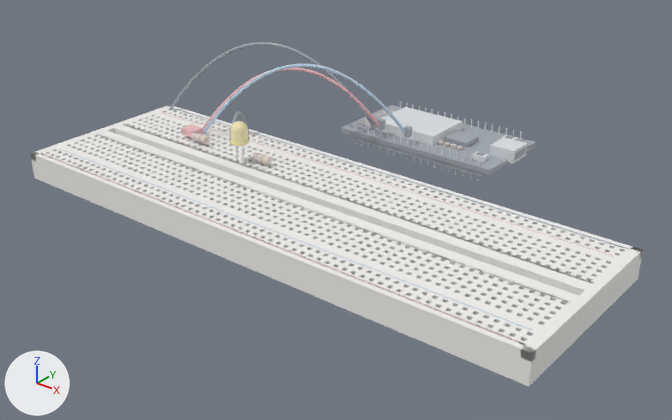
The glTF model mcp-server/physical_studio/bench/ready/night-light/step-8.glb, before and after one commit.
Before and after are seen from a 50 mm lens placed at (0.1477, -0.1707, 0.1131), pointed at (-0.0023, 0.0168, -0.0031). The lights are fixed; the arrows at lower left show +X, +Y and +Z. The first picture is the older version. Where no turn or scale is listed for an object, it has been applied to the vertices. Vertices at exactly the same position are counted once.

Before the edit, the objects in view are built like this:
```python
me_bb__mesh = bpy.data.meshes.new('bb__mesh')
me_bb__mesh.from_pydata(...)  # 8308 vertices, 16044 faces; spans x -0.083..0.083, y -0.028..0.028, z 0.0..0.008
me_bb__mesh.materials.append(mat_defaultmaterial)
me_uno__mesh = bpy.data.meshes.new('uno__mesh')
me_uno__mesh.from_pydata(...)  # 708 vertices, 1176 faces; spans x -0.0275..0.0297, y 0.051..0.079, z 0.0008..0.009
me_uno__mesh.materials.append(mat_defaultmaterial_001)
me_w_5v__mesh = bpy.data.meshes.new('w_5v__mesh')
me_w_5v__mesh.from_pydata(...)  # 1009 vertices, 1932 faces; spans x -0.0563..-0.0118, y 0.0161..0.0534, z 0.0077..0.0287
me_w_5v__mesh.materials.append(mat_defaultmaterial_007)
me_w_a0__mesh = bpy.data.meshes.new('w_a0__mesh')
me_w_a0__mesh.from_pydata(...)  # 1009 vertices, 1932 faces; spans x -0.0538..-0.0016, y 0.0135..0.0534, z 0.0077..0.0313
me_w_a0__mesh.materials.append(mat_defaultmaterial_008)
ob_bb__mesh = bpy.data.objects.new('bb__mesh', me_bb__mesh)
ob_bb__mesh.location = (0.0, 0.0, 0.0)
ob_uno__mesh = bpy.data.objects.new('uno__mesh', me_uno__mesh)
ob_uno__mesh.location = (0.0, 0.0, 0.0)
ob_w_5v__mesh = bpy.data.objects.new('w_5v__mesh', me_w_5v__mesh)
ob_w_5v__mesh.location = (0.0, 0.0, 0.0)
ob_w_a0__mesh = bpy.data.objects.new('w_a0__mesh', me_w_a0__mesh)
ob_w_a0__mesh.location = (0.0, 0.0, 0.0)
# also in view: 'w_gnd_rail__mesh' at (-0.0467, 0.0385, 0.0205)
```
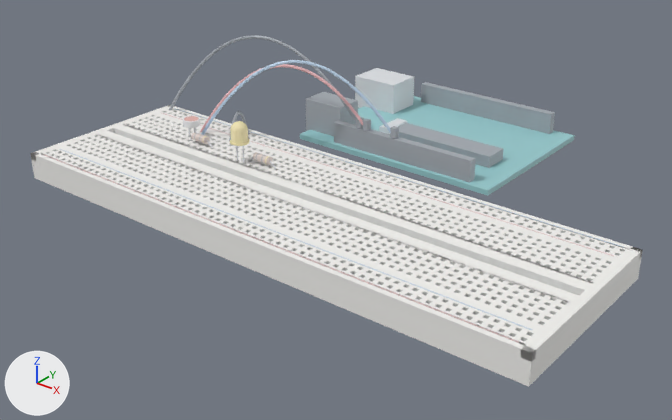
Patch to the scene script:
```diff
--- a/mcp-server/physical_studio/bench/ready/night-light/step-8.glb.py
+++ b/mcp-server/physical_studio/bench/ready/night-light/step-8.glb.py
@@ me_uno__mesh @@
-me_uno__mesh.from_pydata(...)  # 708 vertices, 1176 faces; spans x -0.0275..0.0297, y 0.051..0.079, z 0.0008..0.009
+me_uno__mesh.from_pydata(...)  # 56 vertices, 84 faces; spans x -0.038..0.0343, y 0.0383..0.0917, z 0.0038..0.0158
+# me_uno__mesh part 1: a new loose piece, a box spanning x -0.0343..0.0343, y 0.0383..0.0917, z 0.0042..0.0058, in mat_defaultmaterial_001
+# me_uno__mesh part 2: a new loose piece, a box spanning x -0.038..-0.022, y 0.072..0.084, z 0.0048..0.0158, in mat_defaultmaterial_001
+# me_uno__mesh part 3: a new loose piece, a box spanning x -0.036..-0.022, y 0.0435..0.0525, z 0.0048..0.0158, in mat_defaultmaterial_001
+# me_uno__mesh part 4: a new loose piece, a box spanning x -0.0085..0.0265, y 0.052..0.06, z 0.0058..0.0093, in mat_defaultmaterial_001
+# me_uno__mesh part 5: a new loose piece, a box spanning x -0.016..-0.012, y 0.056..0.066, z 0.0058..0.0074, in mat_defaultmaterial_001
+# me_uno__mesh part 6: a new loose piece, a box spanning x -0.0215..0.0275, y 0.0397..0.0422, z 0.0038..0.0123, in mat_defaultmaterial_001
+# me_uno__mesh part 7: a new loose piece, a box spanning x -0.0215..0.0275, y 0.0879..0.0904, z 0.0038..0.0123, in mat_defaultmaterial_001
+# me_uno__mesh part 8: 274 vertices removed from x -0.0275..0.0297, y 0.051..0.079, z 0.0008..0.009
+# other edits to the shape of me_uno__mesh do not show in these pictures
 me_uno__mesh.materials.append(mat_defaultmaterial_001)
@@ me_w_5v__mesh @@
-me_w_5v__mesh.from_pydata(...)  # 1009 vertices, 1932 faces; spans x -0.0563..-0.0118, y 0.0161..0.0534, z 0.0077..0.0287
+me_w_5v__mesh.from_pydata(...)  # 1009 vertices, 1932 faces; spans x -0.0563..-0.0088, y 0.016..0.0418, z 0.0078..0.0313
+# me_w_5v__mesh part 9: the loose piece of 1001 vertices spanning x -0.0563..-0.0123, y 0.0161..0.0529, z 0.0077..0.0287 is multiplied about its middle by the matrix ((0.95, 0.143, 0.0), (-0.221, 0.942, 0.0), (0.062, 0.036, 1.03)), then moved by (0.0015, -0.0058, 0.0023)
+# me_w_5v__mesh part 10: the loose piece of 8 vertices spanning x -0.0136..-0.0118, y 0.0516..0.0534, z 0.0085..0.0115 is moved by (0.003, -0.0116, 0.004)
 me_w_5v__mesh.materials.append(mat_defaultmaterial_007)
@@ me_w_a0__mesh @@
-me_w_a0__mesh.from_pydata(...)  # 1009 vertices, 1932 faces; spans x -0.0538..-0.0016, y 0.0135..0.0534, z 0.0077..0.0313
+me_w_a0__mesh.from_pydata(...)  # 1009 vertices, 1932 faces; spans x -0.0537..0.0014, y 0.0135..0.0418, z 0.0078..0.0341
+# me_w_a0__mesh part 11: the loose piece of 1001 vertices spanning x -0.0538..-0.0021, y 0.0135..0.0529, z 0.0077..0.0313 is multiplied about its middle by the matrix ((0.96, 0.131, 0.0), (-0.194, 0.955, 0.0), (0.056, 0.03, 1.033)), then moved by (0.0015, -0.0058, 0.0024)
+# me_w_a0__mesh part 12: the loose piece of 8 vertices spanning x -0.0034..-0.0016, y 0.0516..0.0534, z 0.0085..0.0115 is moved by (0.003, -0.0116, 0.004)
 me_w_a0__mesh.materials.append(mat_defaultmaterial_008)
```

Boxes [x1, y1, x2, y2] around the edits, measured in the pictures (672 x 420 px; the box of a moved part takes in the faces that stretch with it):
'uno__mesh', reshaped (41% wider, 61% taller): before [341, 101, 536, 180]; after [300, 68, 575, 196]
'w_a0__mesh', reshaped: before [202, 64, 412, 138]; after [201, 60, 399, 138]
'w_5v__mesh', reshaped (6% narrower, 8% taller): before [203, 67, 385, 130]; after [200, 64, 371, 132]
part 1 of me_uno__mesh, added (cyan): after [300, 96, 575, 196]
part 2 of me_uno__mesh, added: after [355, 68, 414, 114]
part 3 of me_uno__mesh, added: after [306, 92, 358, 136]
part 4 of me_uno__mesh, added: after [398, 123, 504, 168]
part 5 of me_uno__mesh, added: after [379, 118, 408, 134]
part 6 of me_uno__mesh, added: after [334, 120, 476, 183]
part 7 of me_uno__mesh, added: after [421, 82, 555, 134]
part 8 of me_uno__mesh, deleted: before [341, 105, 536, 176]
part 9 of me_w_5v__mesh, moved or reshaped: before [203, 67, 379, 130]; after [200, 64, 363, 132]
part 10 of me_w_5v__mesh, moved or reshaped: before [377, 119, 385, 130]; after [363, 119, 371, 131]
part 11 of me_w_a0__mesh, moved or reshaped: before [202, 64, 405, 135]; after [201, 60, 391, 135]
part 12 of me_w_a0__mesh, moved or reshaped: before [404, 126, 412, 138]; after [390, 126, 399, 138]
